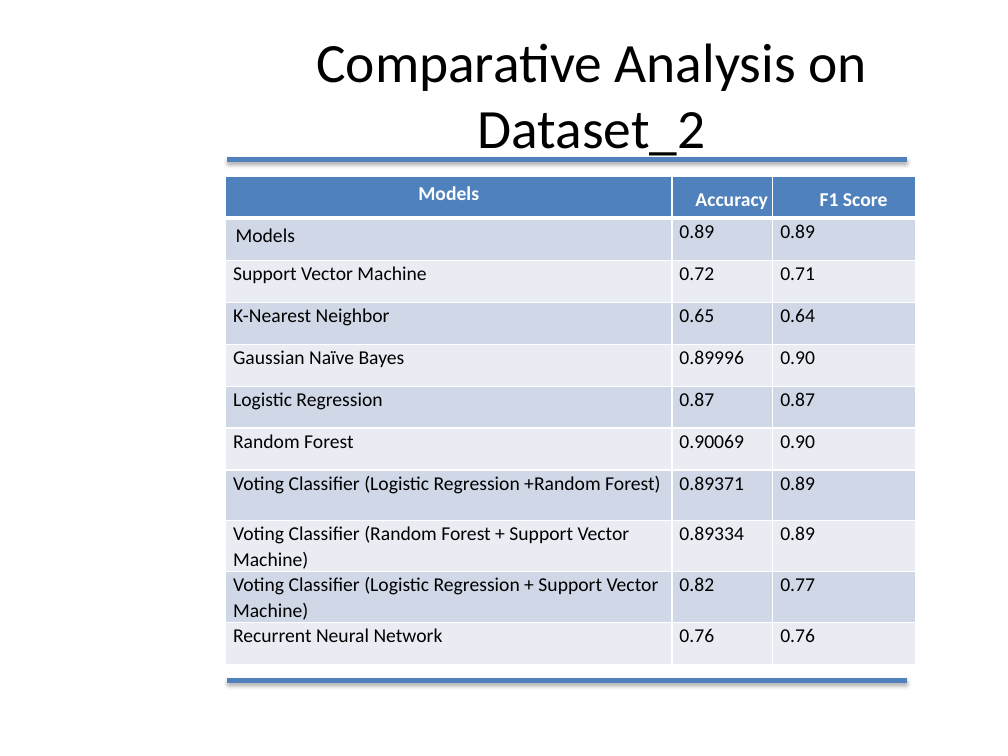
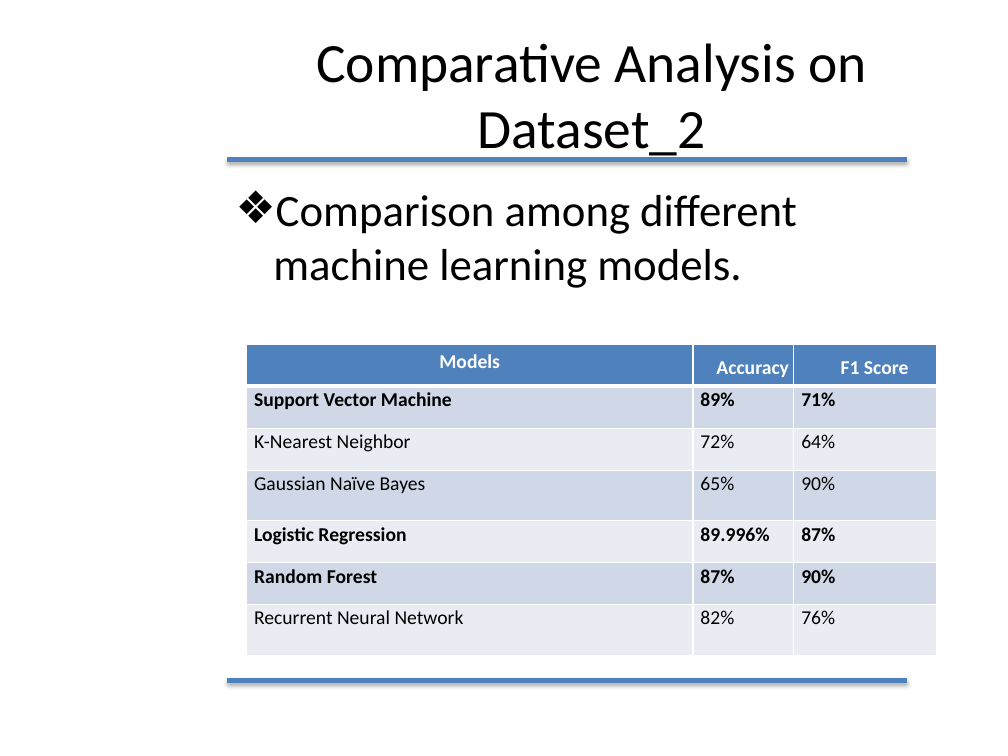
Before and after one commit to furqan-durrani/Thesisss, a slide deck: slide 27 of Furqan Durrani.pptx (slide 26 before the commit). Drawn at 1008x756 pixels with LibreOffice and Linux fonts; fonts in the diff are those of the drawing; background and template pictures are left out. Boxes give left, top, right and bottom in pixels: in the first picture for what was removed or moved away, otherwise in the second. Text is boxed around its words. In the diff, an @@ line names an element or a change of style, - is before the commit and + after.

```diff
--- a/Furqan Durrani.pptx
+++ b/Furqan Durrani.pptx
@@ text added at [273, 195, 797, 288], 32 pt, text #000000 @@
+❖ Comparison among different machine learning models.
@@ table at [247, 345, 937, 655] @@
-row 2: Models | 0.89 | 0.89
-row 3: Support Vector Machine | 0.72 | 0.71
-row 4: K-Nearest Neighbor | 0.65 | 0.64
-row 5: Gaussian Naïve Bayes | 0.89996 | 0.90
-row 6: Logistic Regression | 0.87 | 0.87
-row 7: Random Forest | 0.90069 | 0.90
-row 8: Voting Classifier (Logistic Regression +Random Forest) | 0.89371 | 0.89
-row 9: Voting Classifier (Random Forest + Support Vector Machine) | 0.89334 | 0.89
-row 10: Voting Classifier (Logistic Regression + Support Vector Machine) | 0.82 | 0.77
-row 11: Recurrent Neural Network | 0.76 | 0.76
+row 2: Support Vector Machine | 89% | 71%
+row 3: K-Nearest Neighbor | 72% | 64%
+row 4: Gaussian Naïve Bayes | 65% | 90%
+row 5: Logistic Regression | 89.996% | 87%
+row 6: Random Forest | 87% | 90%
+row 7: Recurrent Neural Network | 82% | 76%
@@ table: place and size @@
-table at [226, 176, 916, 663]
+table at [247, 345, 937, 655]
```
Also in this commit, not shown: 14 other slides changed, 3 slides added, 1 slide removed.
